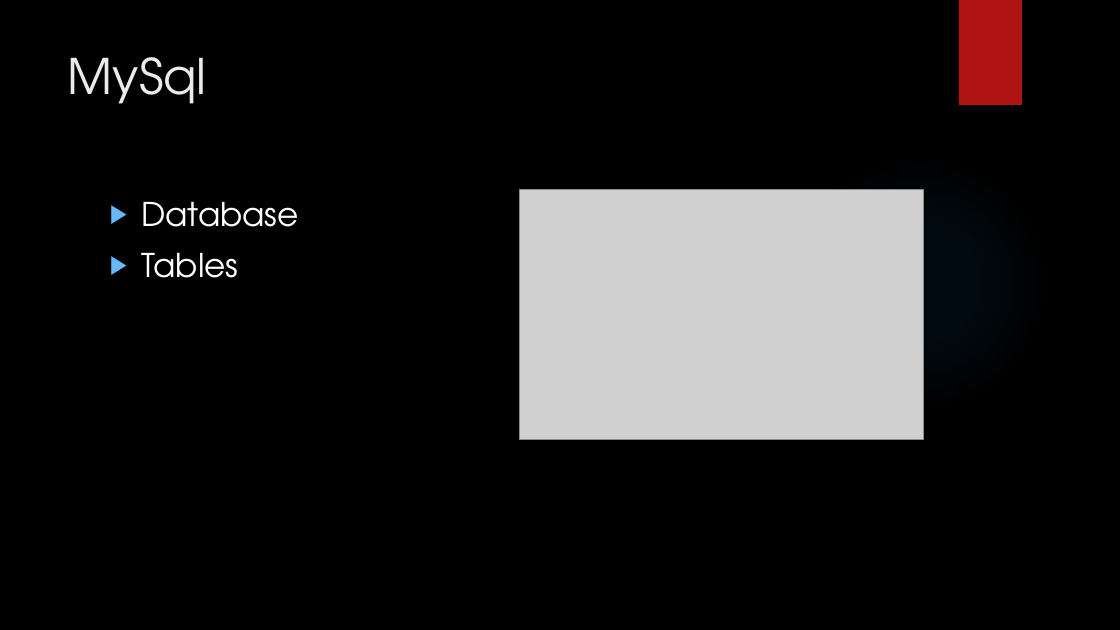
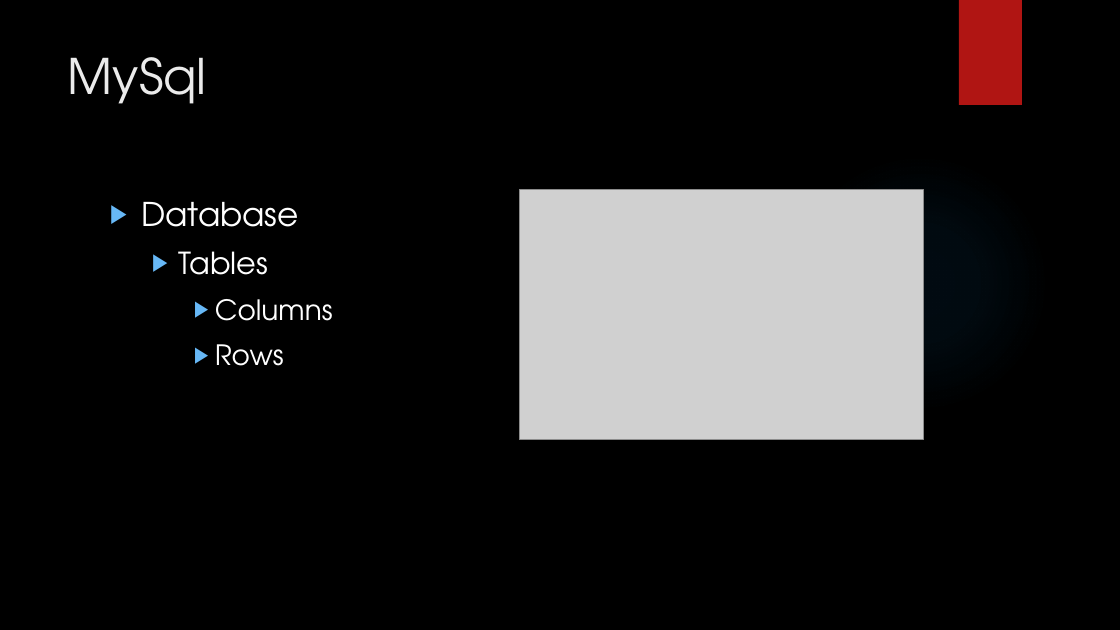
Before and after one commit to LogolsLLC/Logols-May2018, a slide deck: slide 2 of Slides/04_Sql_TrainingPlan.pptx. Drawn at 1120x630 pixels with LibreOffice and Linux fonts; fonts in the diff are those of the drawing; grey boxes stand for pictures; background and template pictures are left out. Boxes give left, top, right and bottom in pixels: in the first picture for what was removed or moved away, otherwise in the second. Text is boxed around its words. In the diff, an @@ line names an element or a change of style, - is before the commit and + after.

```diff
--- a/Slides/04_Sql_TrainingPlan.pptx
+++ b/Slides/04_Sql_TrainingPlan.pptx
@@ text at box(178, 251, 268, 275): size 28 to 26 pt in "Tables"; list level 1 to 2 in "Tables" @@
@@ text at box(215, 299, 333, 366): paragraphs added @@
+    ▶ Columns
+    ▶ Rows
```
Also in this commit, not shown: 9 other slides changed, 1 slide added, 1 other file.
